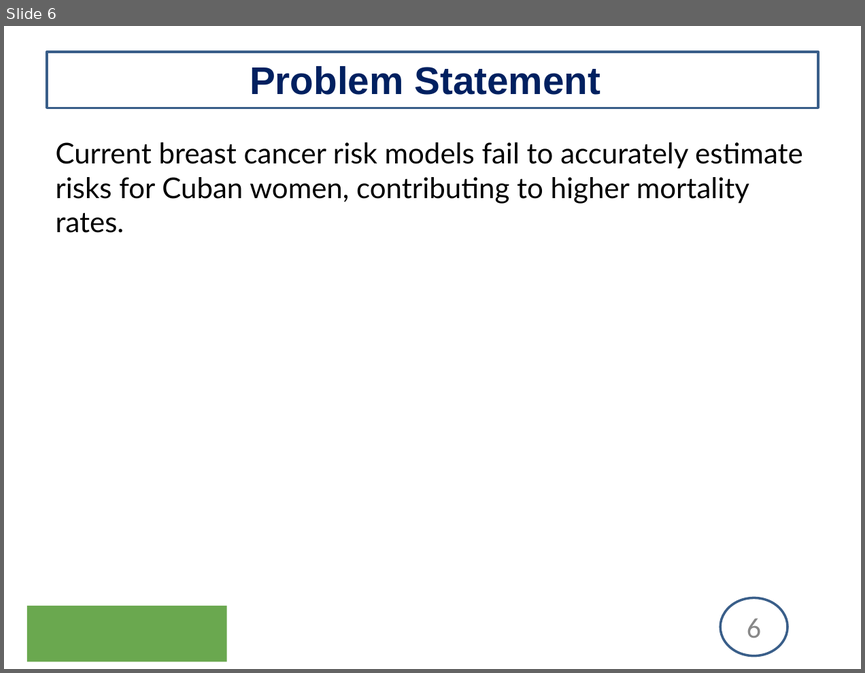
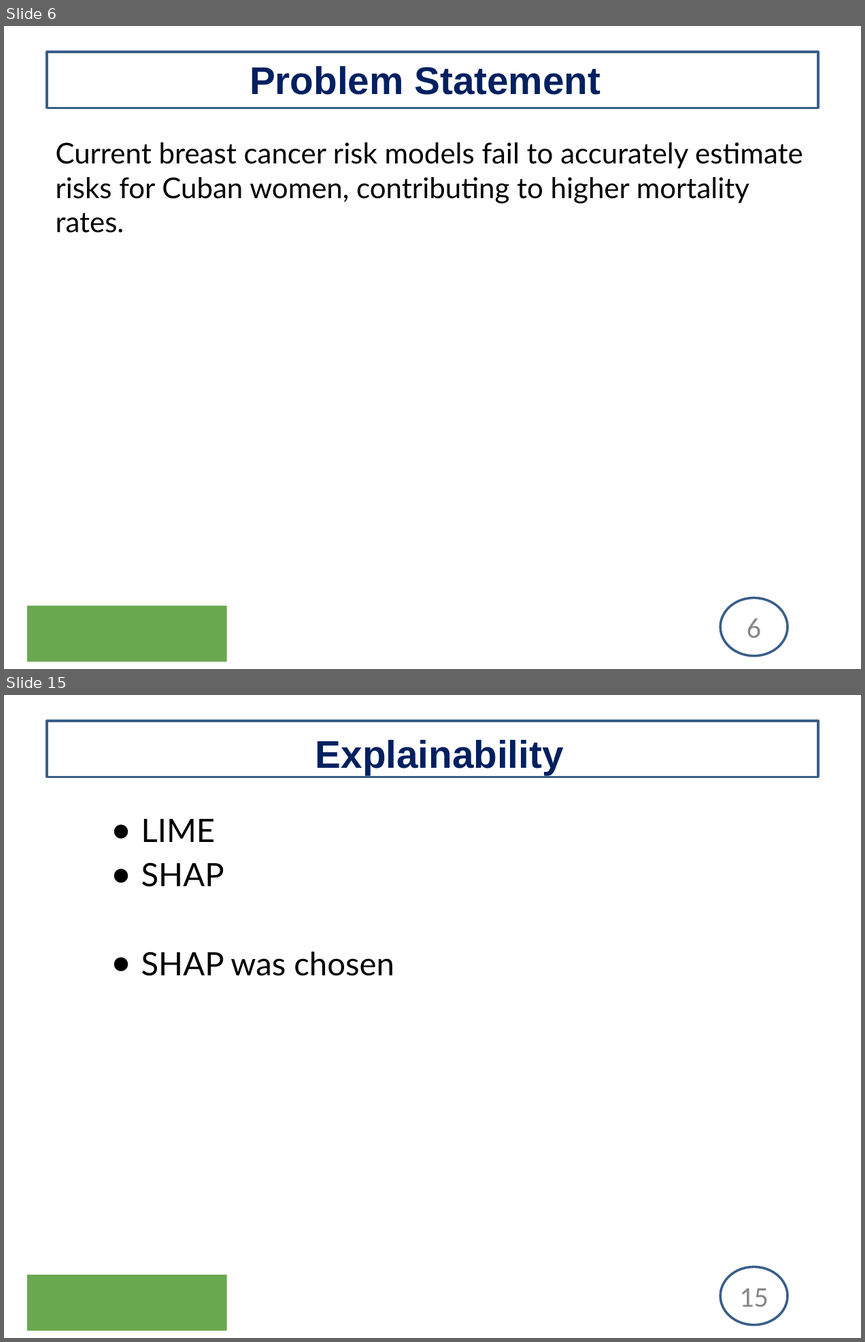
Before and after one commit to uginm102/MCSC-MUK, a slide deck: MCS7103-MachineLearning/Presentation.pptx. Shown one above the other, each under a label of ours: slide 6 before the commit, slides 6 and 15 after it; the slides between them are not shown. The pictures are 865x673 and 865x1342 pixels, drawn with LibreOffice and Linux fonts; fonts in the diff are those of the drawing; background and template pictures are left out. Boxes give left, top, right and bottom in pixels: in the first picture for what was removed or moved away, otherwise in the second. Text is boxed around its words. In the diff, an @@ line names an element or a change of style, - is before the commit and + after.

```diff
--- a/MCS7103-MachineLearning/Presentation.pptx
+++ b/MCS7103-MachineLearning/Presentation.pptx
@@ slide 15 added at (x1=4, y1=695, x2=861, y2=1338), background #FFFFFF; not listed: 4 template elements that a slide beside it also shows @@
@@ title added at (x1=315, y1=740, x2=564, y2=775), 32.4 pt, text #002060, bold @@
+Explainability
@@ text added at (x1=141, y1=819, x2=394, y2=976), 27 pt, text #000000 @@
+● LIME
+● SHAP
+● SHAP was chosen
```
Also in this commit, not shown: 10 slides changed, 4 other slides added, 10 slides removed.
